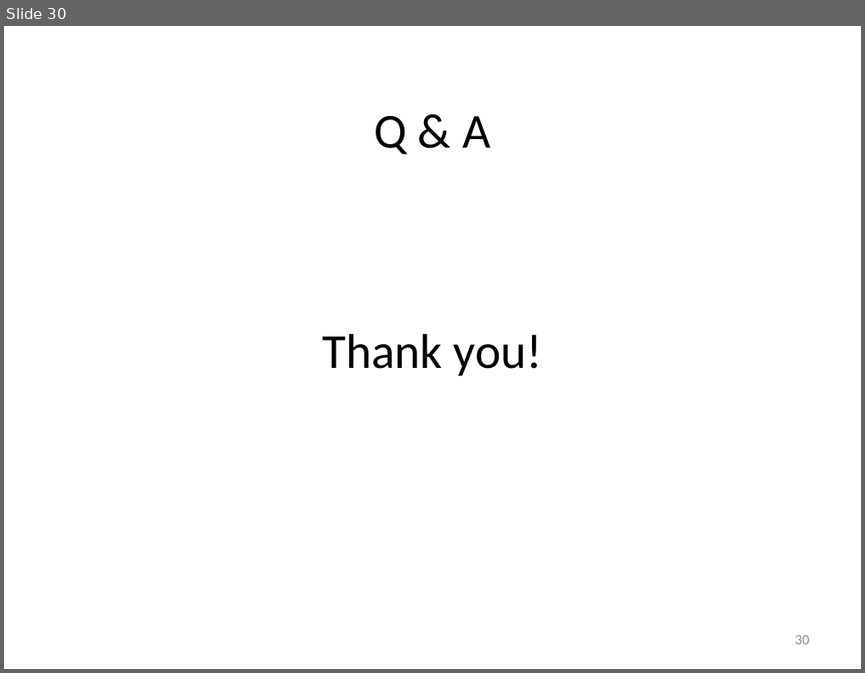
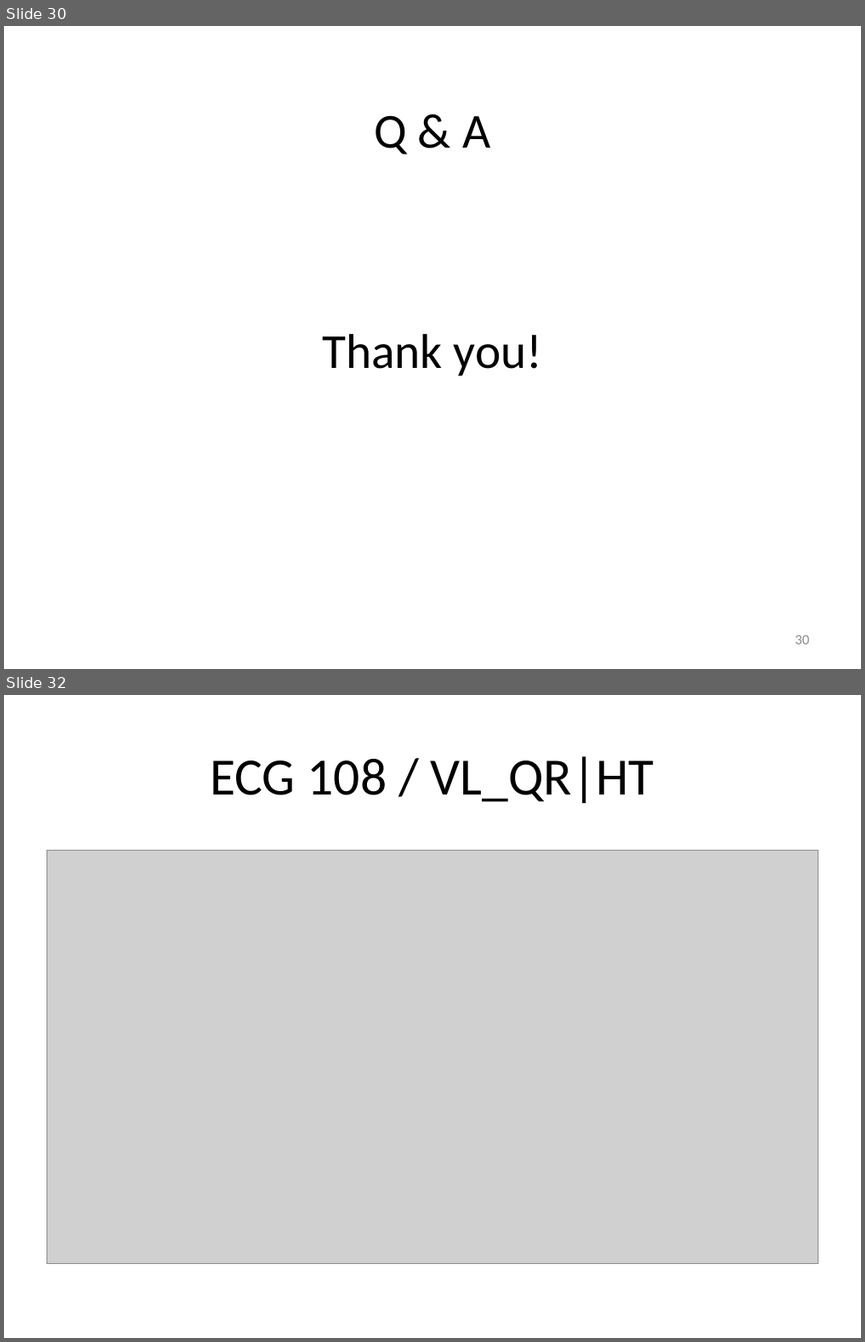
Before and after one commit to vyngo/caohoc-project-name, a slide deck: Report/pre.pptx. Shown one above the other, each under a label of ours: slide 30 before the commit, slides 30 and 32 after it; the slides between them are not shown. The pictures are 865x673 and 865x1342 pixels, drawn with LibreOffice and Linux fonts; fonts in the diff are those of the drawing; grey boxes stand for pictures. Boxes give left, top, right and bottom in pixels: in the first picture for what was removed or moved away, otherwise in the second. Text is boxed around its words. In the diff, an @@ line names an element or a change of style, - is before the commit and + after.

```diff
--- a/Report/pre.pptx
+++ b/Report/pre.pptx
@@ slide 32 added at [4,695,861,1338], background #FFFFFF @@
@@ title added at [210,756,654,803], 44 pt, text #000000 @@
+ECG 108 / VL_QR|HT
@@ picture added at [46,851,818,1264] @@
```
Also in this commit, not shown: 1 slide changed, 27 other slides added.
